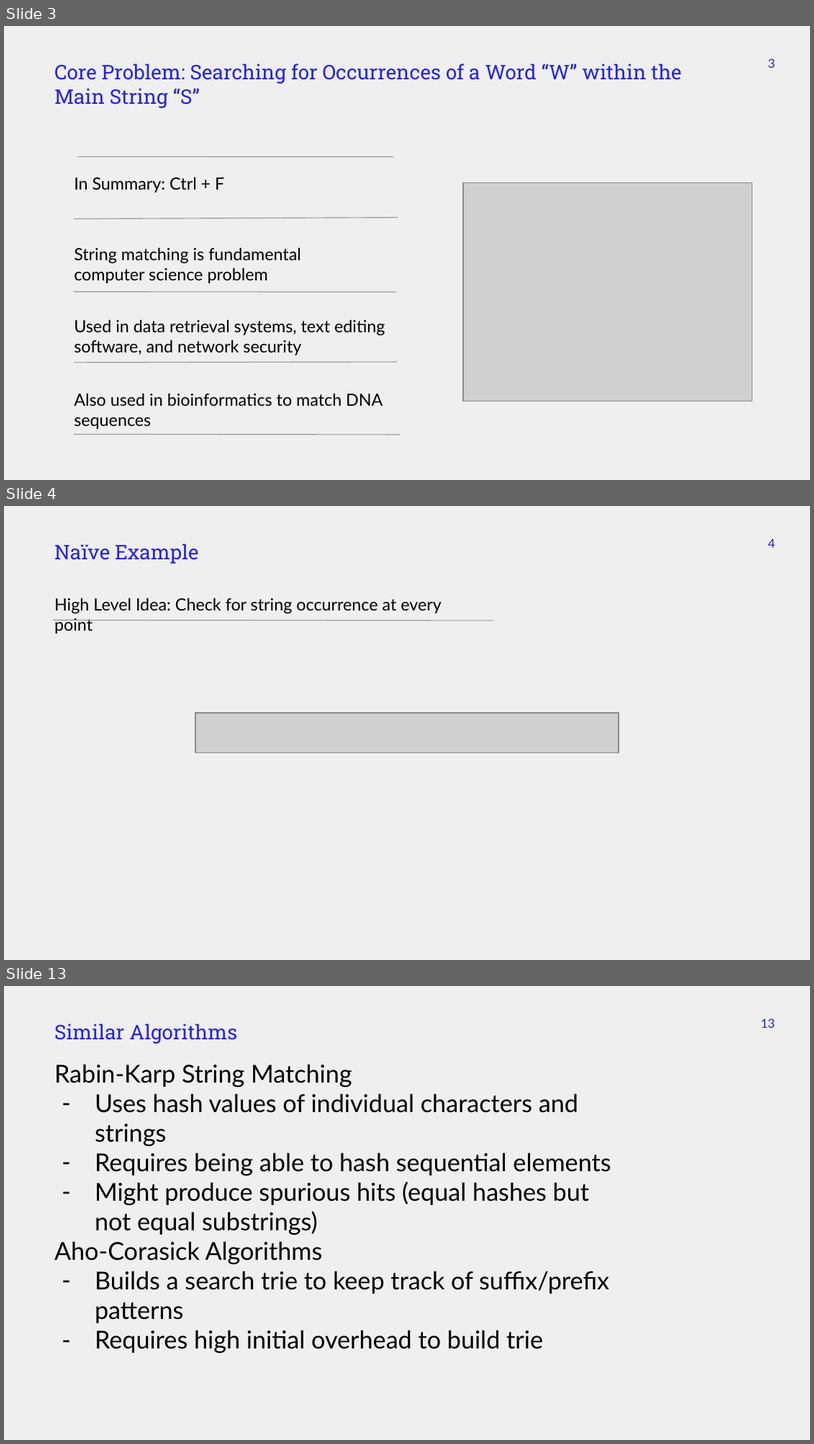
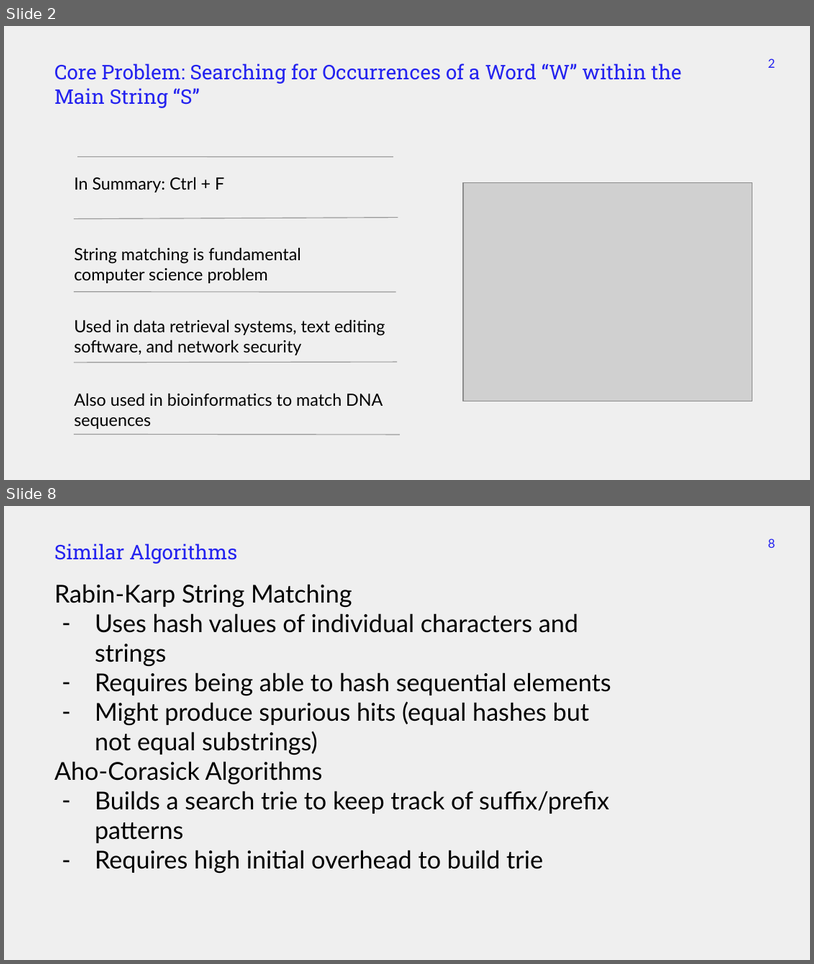
Before and after one commit to markfloryan/advalgo_projects, a slide deck: projects/12-KnuthMorrisPratt/slides/presentation_KMP.pptx. Shown one above the other, each under a label of ours: slides 3, 4 and 13 before the commit, slides 2 and 8 after it; the slides between them are not shown. The pictures are 814x1444 and 814x964 pixels, drawn with LibreOffice and Linux fonts; fonts in the diff are those of the drawing; grey boxes stand for pictures. Boxes give left, top, right and bottom in pixels: in the first picture for what was removed or moved away, otherwise in the second. Text is boxed around its words. In the diff, an @@ line names an element or a change of style, - is before the commit and + after.

```diff
--- a/projects/12-KnuthMorrisPratt/slides/presentation_KMP.pptx
+++ b/projects/12-KnuthMorrisPratt/slides/presentation_KMP.pptx
@@ slide 4 removed at bbox=[4, 506, 810, 960], background #EFEFEF @@
@@ subtitle removed at bbox=[54, 543, 198, 564] @@
-Naïve Example
@@ page number removed at bbox=[769, 538, 776, 548] @@
-4
@@ title removed at bbox=[54, 597, 442, 614] @@
-High Level Idea: Check for string occurrence at every point
@@ line removed from (53, 620) to (494, 620) @@
@@ picture removed at bbox=[196, 713, 620, 753] @@
@@ what was slide 3 is now slide 2 @@
@@ page number at bbox=[769, 58, 776, 68]: text changed @@
-3
+2
@@ what was slide 13 is now slide 8 @@
@@ page number at bbox=[769, 538, 776, 548]: text changed @@
-13
+8
```
Also in this commit, not shown: 5 slides changed, 5 other slides removed, 1 other file.
